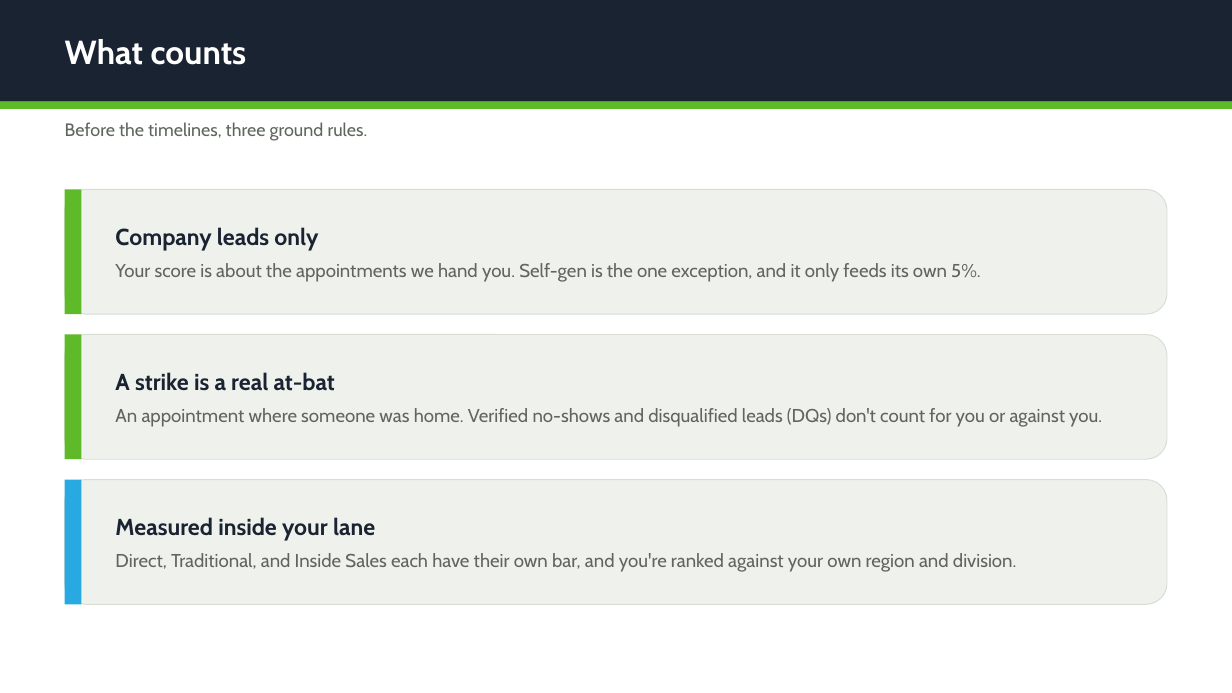
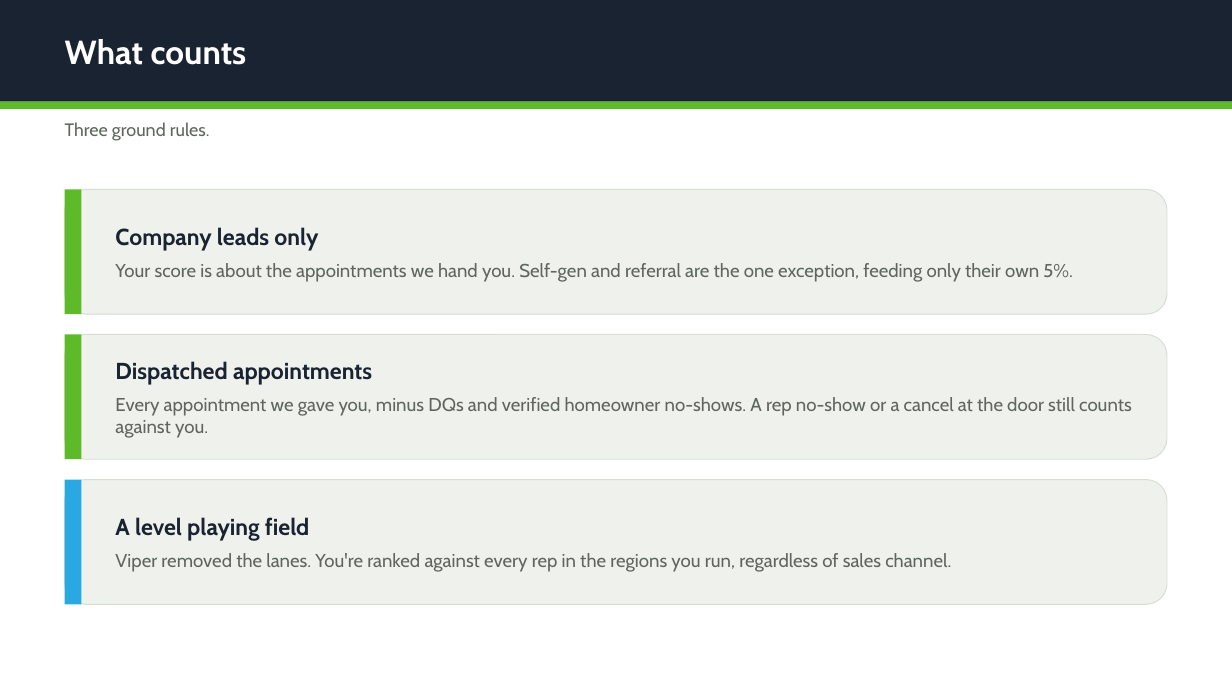
Before and after one commit to dpenn1000/SalesResourcePage, a slide deck: slide 9 of management/viper-ranking-overview.pptx. Drawn at 1232x693 pixels with LibreOffice and Linux fonts; fonts in the diff are those of the drawing. Boxes give left, top, right and bottom in pixels: in the first picture for what was removed or moved away, otherwise in the second. Text is boxed around its words. In the diff, an @@ line names an element or a change of style, - is before the commit and + after.

```diff
--- a/management/viper-ranking-overview.pptx
+++ b/management/viper-ranking-overview.pptx
@@ text at [65, 122, 210, 141]: text changed @@
-Before the timelines, three ground rules.
+Three ground rules.
@@ text at [115, 263, 1073, 282]: text changed @@
-Your score is about the appointments we hand you. Self-gen is the one exception, and it only feeds its own 5%.
+Your score is about the appointments we hand you. Self-gen and referral are the one exception, feeding only their own 5%.
@@ text at [115, 361, 1132, 438]: text changed @@
-A strike is a real at-bat
-An appointment where someone was home. Verified no-shows and disqualified leads (DQs) don't count for you or against you.
+Dispatched appointments
+Every appointment we gave you, minus DQs and verified homeowner no-shows. A rep no-show or a cancel at the door still counts against you.
@@ text at [115, 517, 951, 572]: text changed @@
-Measured inside your lane
-Direct, Traditional, and Inside Sales each have their own bar, and you're ranked against your own region and division.
+A level playing field
+Viper removed the lanes. You're ranked against every rep in the regions you run, regardless of sales channel.
```
Also in this commit, not shown: 4 other slides changed, 1 slide removed, 1 other file.
